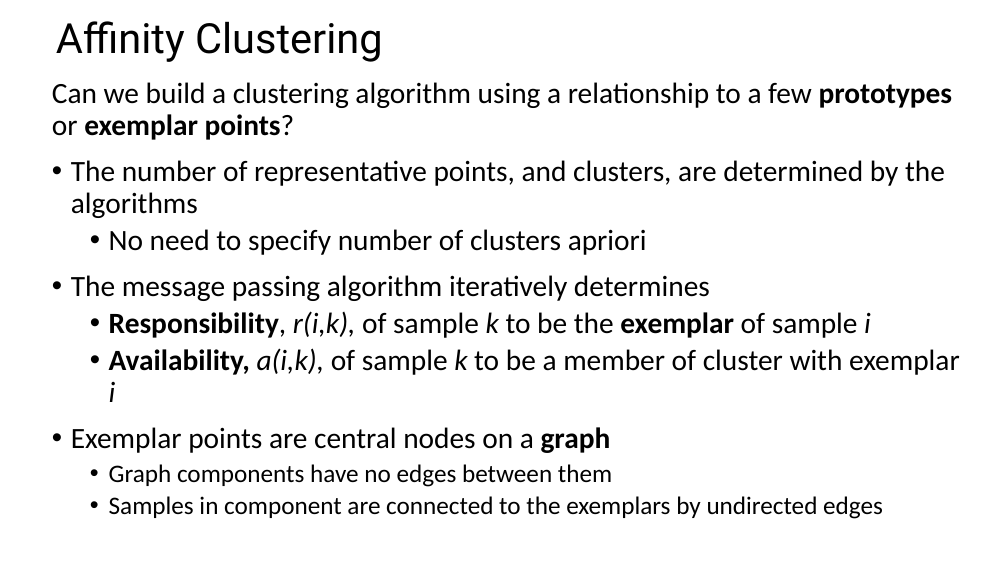
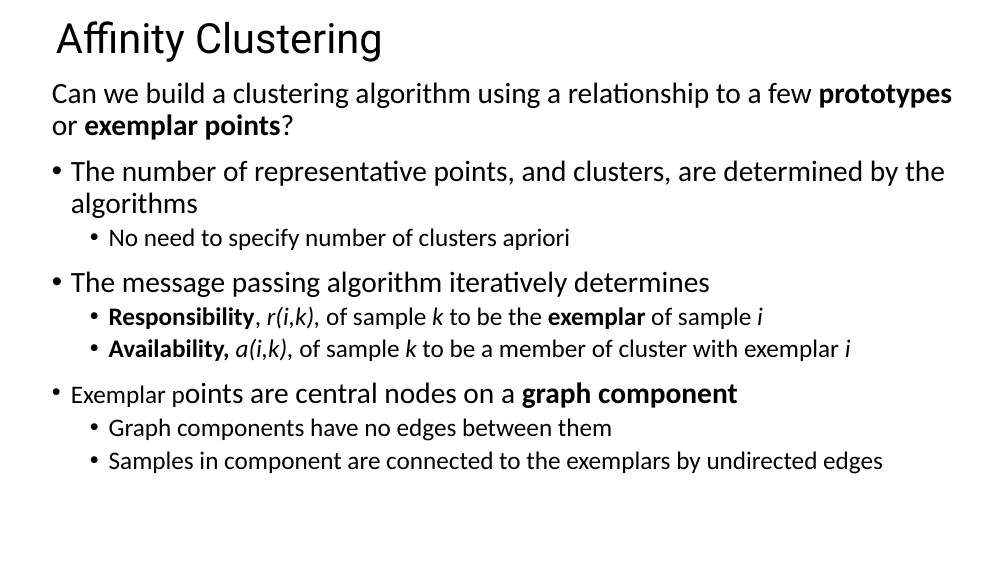
Before and after one commit to StephenElston/CSCI-E-108, a slide deck: slide 62 of slides/9_IntroductionToClustering.pptx (slide 58 before the commit). Drawn at 1008x567 pixels with LibreOffice and Linux fonts; fonts in the diff are those of the drawing. Boxes give left, top, right and bottom in pixels: in the first picture for what was removed or moved away, otherwise in the second. Text is boxed around its words. In the diff, an @@ line names an element or a change of style, - is before the commit and + after.

```diff
--- a/slides/9_IntroductionToClustering.pptx
+++ b/slides/9_IntroductionToClustering.pptx
@@ text at (109, 228, 851, 361): size 28 to 24 pt in "No need to specify number of clusters ...", "Responsibility, r(i,k), of sample k to be ...", "Availability, a(i,k), of sample k to be ..." @@
@@ text at (71, 382, 738, 408): text changed @@
-• Exemplar points are central nodes on a graph
+• Exemplar points are central nodes on a graph component
```
Also in this commit, not shown: 6 other slides changed, 6 slides added.
